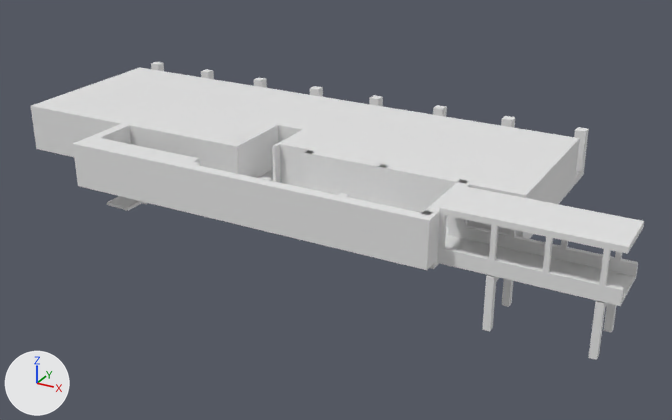
The OBJ model models/koyo/3dMap_cafe_2F.obj as it was, and as the next commit left it.
One viewpoint serves both versions: a camera (50 mm lens) standing at (-23.7, -27.3, 28.5) and looking at (-52.1, 24.4, 2.6). The axes (+X, +Y, +Z) are drawn at lower left. The lights are the same throughout. Where no turn or scale is listed for an object, it has been applied to the vertices. Vertices at the same position are counted once.

The first picture shows 'base_B3_立方体.077', 'ceiling_B3_立方体.075', 'floor_B3_立方体.070', 'floor_C_2F_立方体.069', 'pillar_B3_立方体.072', 'pillar_C_1F-2.001_立方体.103', 'underWindow_B3-1_立方体.078', 'underWindow_B3-2_立方体.084', 'wall_C_2F_立方体.110'.
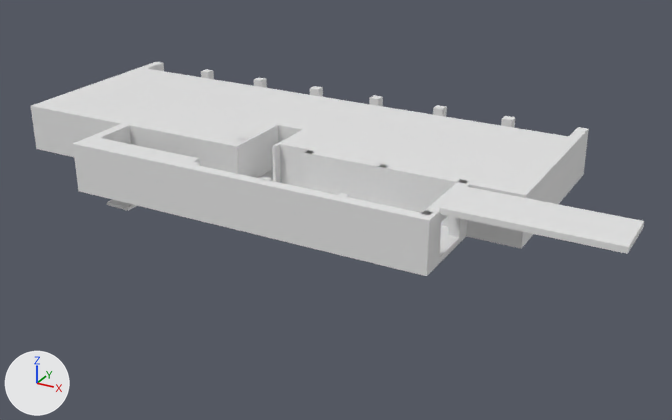
Changed parts and their boxes (x1, y1, x2, y2) in the pictures (672 x 420 px; the box of a moved part takes in the faces that stretch with it):
'wall_C_2F_立方体.110', reshaped
    before: (31, 67, 580, 270)
    after: (31, 64, 586, 270)
'underWindow_B3-1_立方体.078', deleted
    before: (442, 226, 615, 297)
'floor_C_2F_立方体.069', reshaped
    before: (36, 144, 584, 269)
    after: (36, 144, 584, 276)
'floor_B3_立方体.070', deleted
    before: (437, 238, 636, 306)
'pillar_B3_立方体.072', deleted
    before: (437, 214, 622, 299)
'base_B3_立方体.077', deleted
    before: (482, 275, 617, 360)
'underWindow_B3-2_立方体.084', deleted
    before: (603, 259, 638, 303)
part 1 of me_floor_c_2f_立方体_069, moved or reshaped
    before: (430, 227, 458, 269)
    after: (78, 186, 466, 276)
part 2 of me_wall_c_2f_立方体_110, built on
    before: (31, 67, 580, 237)
    after: (31, 64, 586, 243)

The edits, one by one:
me_floor_c_2f_立方体_069 has 28 vertices, 56 faces and spans x -75.4..-37.9, y 16.1..34.5, z 4.5..4.9.
me_floor_c_2f_立方体_069 is used by ob_floor_c_2f_立方体_069; location (0.0, 0.0, 0.0).
Before the commit, vertices of me_floor_c_2f_立方体_069: 6 (-41.3, 16.1, 4.5) at pixel (433, 269), 7 (-41.3, 16.1, 4.9) at pixel (434, 263), 9 (-59.2, 16.1, 4.5), 10 (-59.2, 16.1, 4.9), 20 (-66.7, 16.1, 4.9).
Before the commit, vertices of me_floor_c_2f_立方体_069: 21 (-66.7, 16.1, 4.5).
Part 1, on me_floor_c_2f_立方体_069:
Vertices 6, 7, 9, 10, 20, 21 of me_floor_c_2f_立方体_069 move by (0.0, -1.0, 0.0).
me_wall_c_2f_立方体_110 is used by ob_wall_c_2f_立方体_110; location (0.0, 0.0, 0.0).
me_wall_c_2f_立方体_110 had 149 vertices, 298 faces and spanned x -75.4..-37.9, y 15.1..32.2, z 4.9..7.9.
me_wall_c_2f_立方体_110 now has 175 vertices, 350 faces and spans x -75.4..-37.9, y 15.1..33.8, z 4.9..7.9.
Part 2, on me_wall_c_2f_立方体_110:
34 faces are deleted.
1 vertex is added at (-74.6, 32.2, 7.1).
8 new vertices lie (2.7, 0.0, 0.0) away from vertices in x -41.3, y 21.0..32.2, z 4.9..7.9.
9 new vertices lie (0.0, 1.6, 0.0) away from vertices in x -75.4..-37.9, y 32.2, z 4.9..7.9.
8 new vertices lie (0.8, 0.0, 0.0) away from vertices in x -75.4, y 19.9..33.8, z 4.9..7.9.
86 new faces join them.
Object 'base_B3_立方体.077' (ob_base_b3_立方体_077) is deleted.
Object 'floor_B3_立方体.070' (ob_floor_b3_立方体_070) is deleted.
Object 'pillar_B3_立方体.072' (ob_pillar_b3_立方体_072) is deleted.
Object 'underWindow_B3-1_立方体.078' (ob_underwindow_b3_1_立方体_078) is deleted.
Object 'underWindow_B3-2_立方体.084' (ob_underwindow_b3_2_立方体_084) is deleted.
